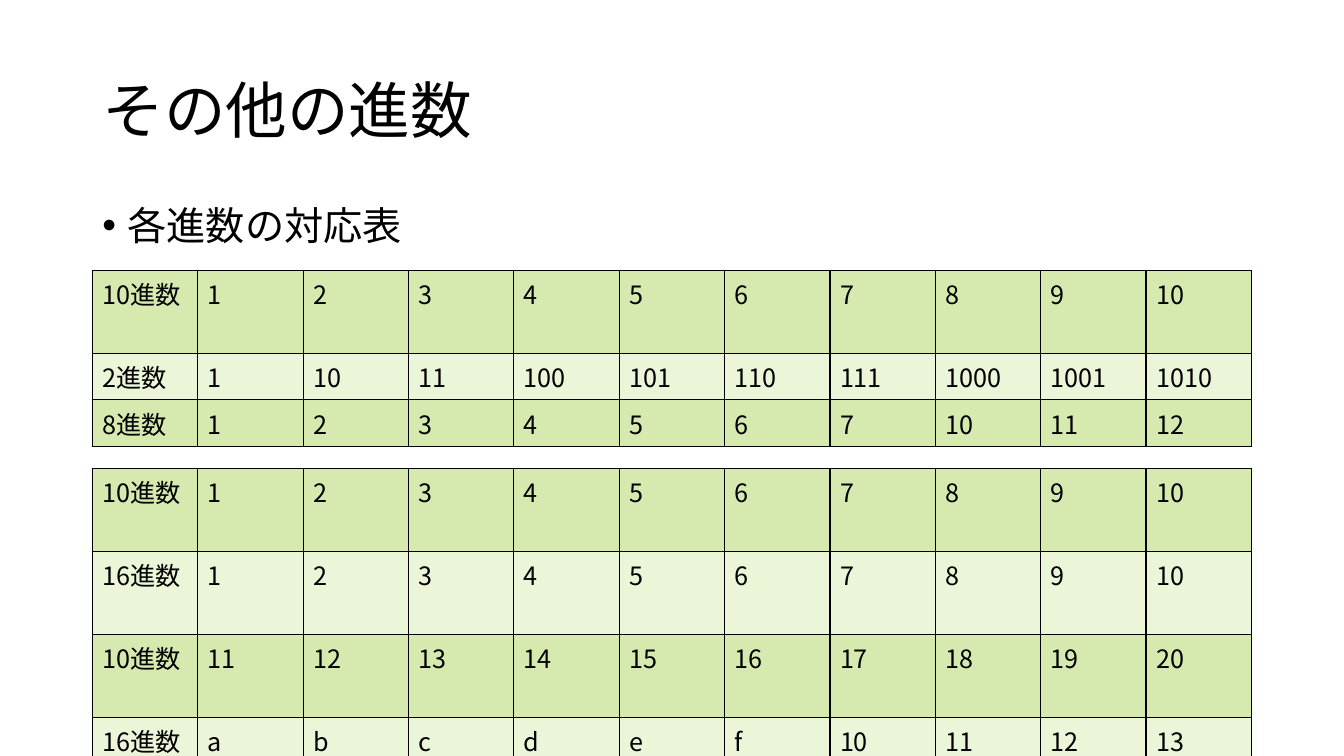
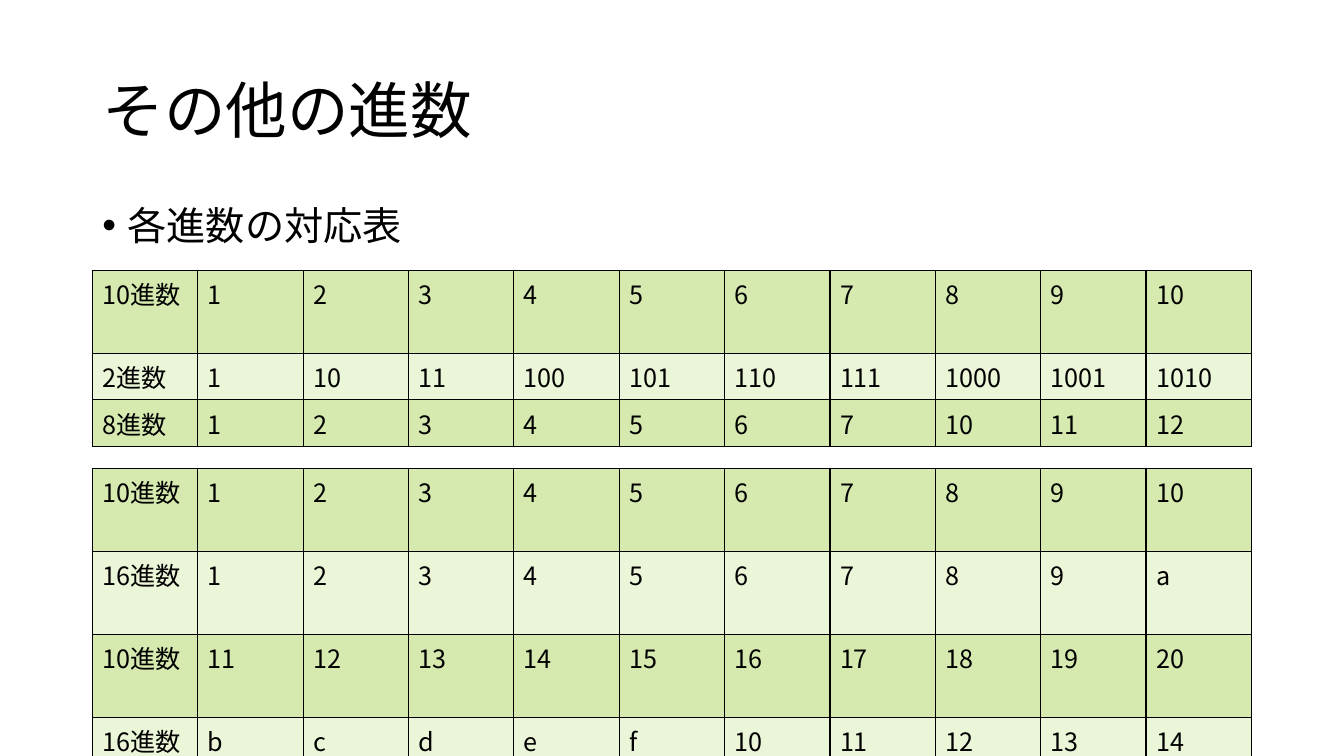
Before and after one commit to Hikotty/CSDS_workshop, a slide deck: slide 14 of 2023-12-14/CS/第１回勉強会.pptx. Drawn at 1344x756 pixels with LibreOffice and Linux fonts; fonts in the diff are those of the drawing. Boxes give left, top, right and bottom in pixels: in the first picture for what was removed or moved away, otherwise in the second. Text is boxed around its words. In the diff, an @@ line names an element or a change of style, - is before the commit and + after.

```diff
--- a/2023-12-14/CS/第１回勉強会.pptx
+++ b/2023-12-14/CS/第１回勉強会.pptx
@@ table at bbox=[93, 468, 1257, 756] @@
-row 2, column 11: 10
+row 2, column 11: a
-row 4: 16進数 | a | b | c | d | e | f | 10 | 11 | 12 | 13
+row 4: 16進数 | b | c | d | e | f | 10 | 11 | 12 | 13 | 14
```
Also in this commit, not shown: 4 other slides changed, 3 other files.
